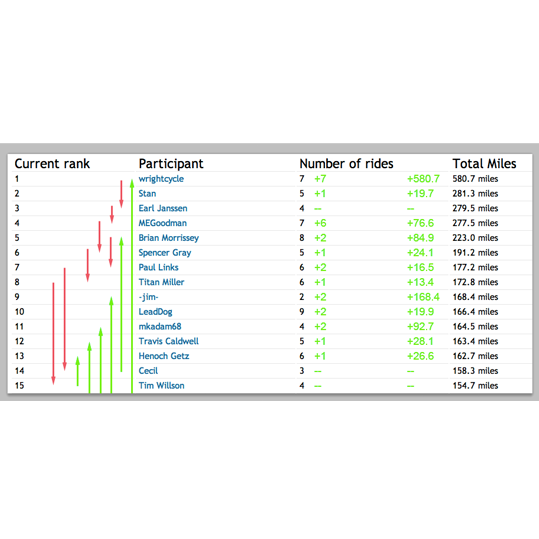
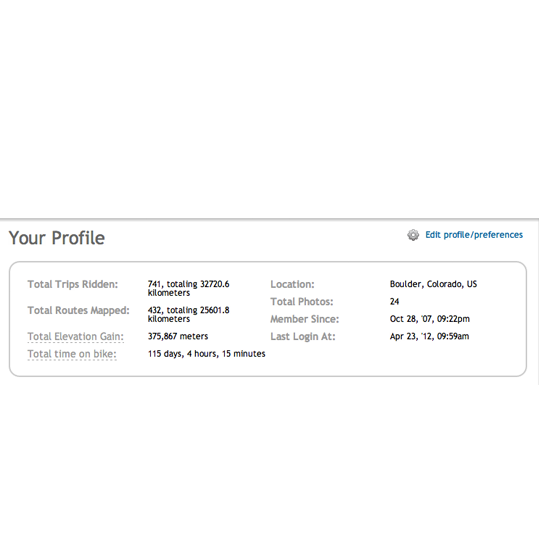
Layer changes from the first w=539, h=539 image to the second:
added layer "timeonbike_1" above "timeonbike_2" over [0, 218, 539, 385]
hid "Background" (1st of 2) over [0, 143, 539, 401]
